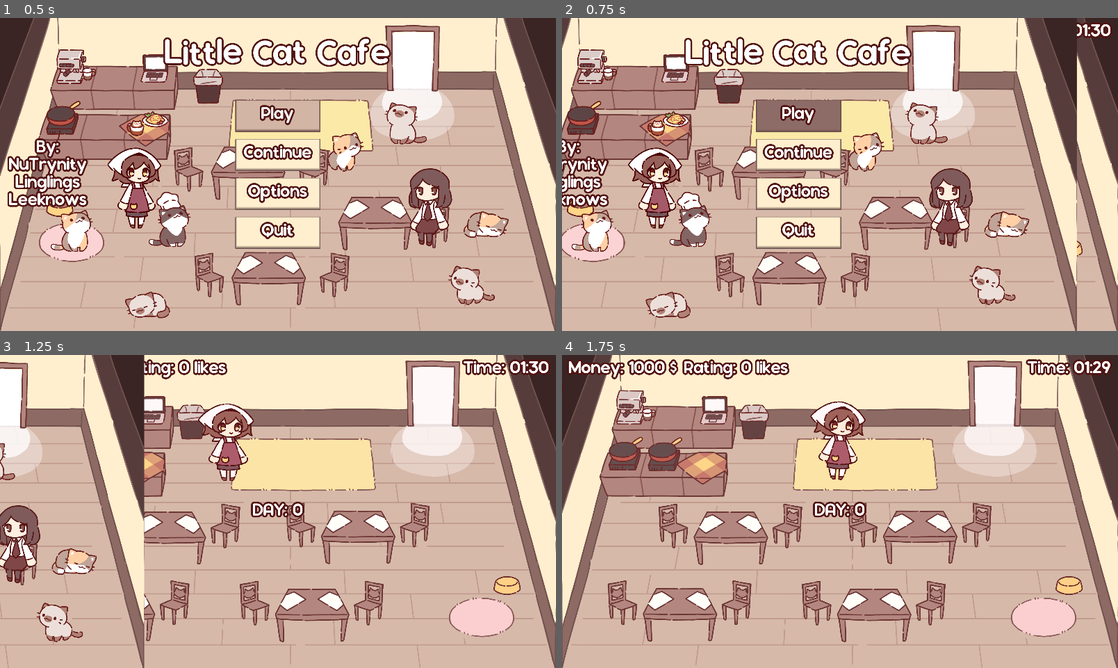
Above: before the commit, frames 1-4 (two rows, left to right).
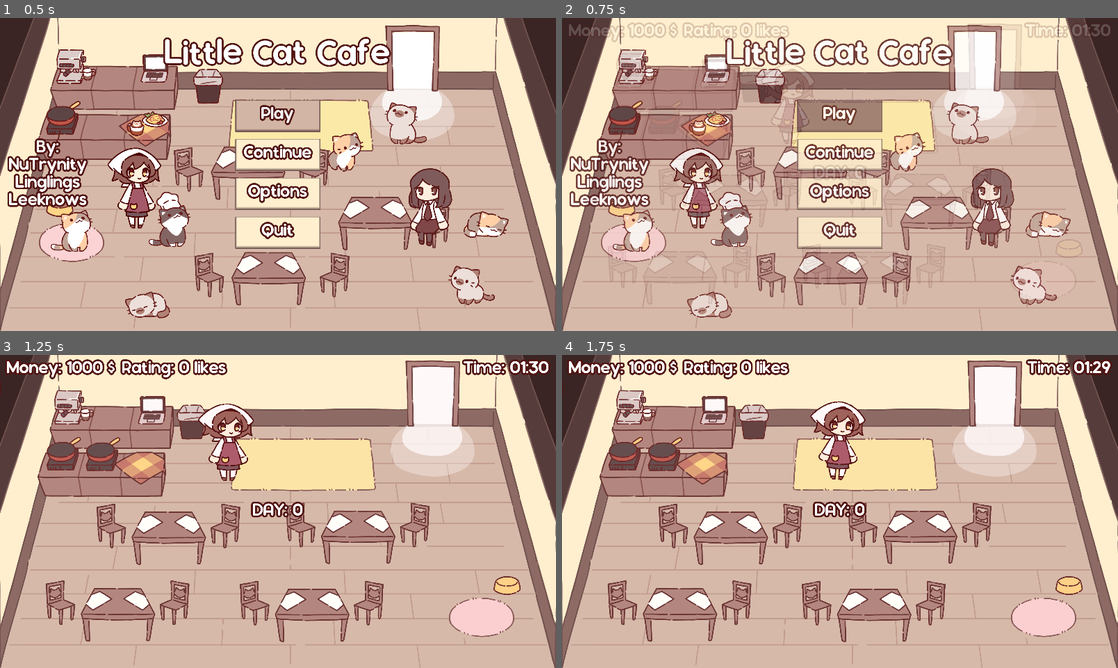
Above: after the commit, the same moments.

Repository: NuTrynity/Little-Cat-Cafe
Game: Godot game, scene res://Nodes/UI/main_menu.tscn
Same seed, same stepped clock (60 frames per second), same inputs: the game is played once before the commit and once after it.
Inputs (mouse positions are in pixels of both pictures, inside the frame that each line leads up to):
- Up to frame 1 (0.5 s): no input
- Up to frame 2 (0.75 s): click "Play" at 0.5 s
- Up to frame 3 (1.25 s): no input
- Up to frame 4 (1.75 s): move the mouse to (962, 495) at 1.27 s; hold Right (move_right) from 1.28 s (still down); hold E (interact) from 1.28 s (still down); click (962, 495) at 1.42 s

Frame 1 is identical in both runs. In frame 2, 52% of the frame differs, in the area x 0-99%, y 0-100%; in frame 3, 17%; in frame 4, nothing differs.

Commit message:
fixed scenechanger bugs

Diff:
--- a/Nodes/UI/scene_changer.tscn
+++ b/Nodes/UI/scene_changer.tscn
@@ -16,6 +16,46 @@
 "update": 0,
 "values": [Vector2(0, 0)]
 }
+tracks/1/type = "value"
+tracks/1/imported = false
+tracks/1/enabled = true
+tracks/1/path = NodePath("Sprite:modulate")
+tracks/1/interp = 1
+tracks/1/loop_wrap = true
+tracks/1/keys = {
+"times": PackedFloat32Array(0),
+"transitions": PackedFloat32Array(1),
+"update": 0,
+"values": [Color(1, 1, 1, 1)]
+}
+
+[sub_resource type="Animation" id="Animation_kckfo"]
+resource_name = "fade_out"
+length = 0.6
+tracks/0/type = "value"
+tracks/0/imported = false
+tracks/0/enabled = true
+tracks/0/path = NodePath("Sprite:position")
+tracks/0/interp = 1
+tracks/0/loop_wrap = true
+tracks/0/keys = {
+"times": PackedFloat32Array(0),
+"transitions": PackedFloat32Array(1),
+"update": 0,
+"values": [Vector2(0, 0)]
+}
+tracks/1/type = "value"
+tracks/1/imported = false
+tracks/1/enabled = true
+tracks/1/path = NodePath("Sprite:modulate")
+tracks/1/interp = 2
+tracks/1/loop_wrap = true
+tracks/1/keys = {
+"times": PackedFloat32Array(0, 0.6),
+"transitions": PackedFloat32Array(1, 1),
+"update": 0,
+"values": [Color(1, 1, 1, 1), Color(1, 1, 1, 0)]
+}
 
 [sub_resource type="Animation" id="Animation_h8aye"]
 resource_name = "slide_left"
@@ -31,10 +71,23 @@
 "update": 0,
 "values": [Vector2(0, 0), Vector2(-2560, 0)]
 }
+tracks/1/type = "value"
+tracks/1/imported = false
+tracks/1/enabled = true
+tracks/1/path = NodePath("Sprite:modulate")
+tracks/1/interp = 1
+tracks/1/loop_wrap = true
+tracks/1/keys = {
+"times": PackedFloat32Array(0),
+"transitions": PackedFloat32Array(1),
+"update": 0,
+"values": [Color(1, 1, 1, 1)]
+}
 
 [sub_resource type="AnimationLibrary" id="AnimationLibrary_ygw6a"]
 _data = {
 "RESET": SubResource("Animation_6314q"),
+"fade_out": SubResource("Animation_kckfo"),
 "slide_left": SubResource("Animation_h8aye")
 }
 
--- a/Scripts/UIScripts/main_menu.gd
+++ b/Scripts/UIScripts/main_menu.gd
@@ -16,7 +16,7 @@
 	$CenterContainer/Buttons.show()
 
 func _on_play_pressed():
-	SceneChanger.change_scene("res://scene_0.tscn", "slide_left")
+	SceneChanger.change_scene("res://scene_0.tscn", "fade_out")
 	AudioManager.play_sound(click)
 
 func _on_options_pressed():
@@ -47,5 +47,5 @@
 	there is a save
 	'''
 	save_loader.load_game()
-	SceneChanger.change_scene("res://scene_0.tscn", "slide_left")
+	SceneChanger.change_scene("res://scene_0.tscn", "fade_out")
 	AudioManager.play_sound(click)
Not shown: 1 places in Nodes/UI/scene_changer.tscn that only renumber resources
